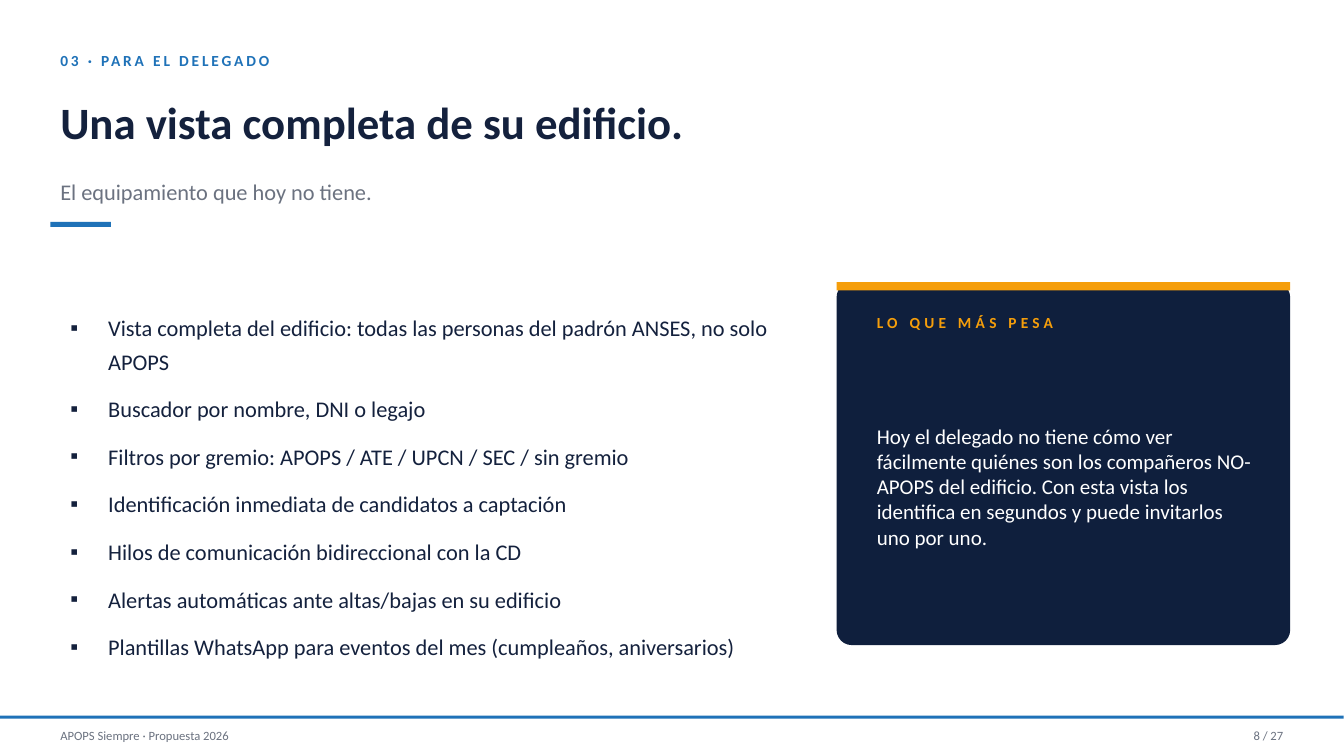
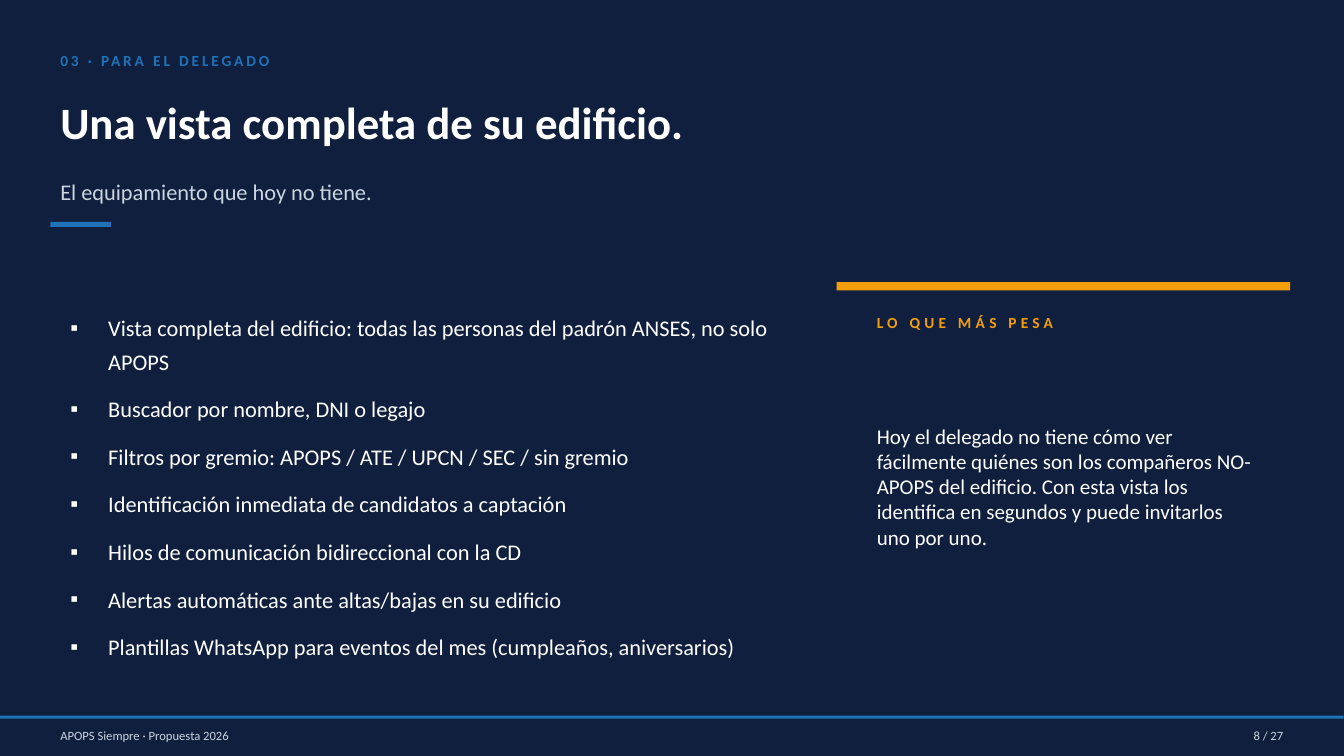
Before and after one commit to saadypacheco/apops, a slide deck: slide 8 of Presentacion-APOPS-Siempre.pptx. Drawn at 1344x756 pixels with LibreOffice and Linux fonts; fonts in the diff are those of the drawing. Boxes give left, top, right and bottom in pixels: in the first picture for what was removed or moved away, otherwise in the second. Text is boxed around its words. In the diff, an @@ line names an element or a change of style, - is before the commit and + after.

```diff
--- a/Presentacion-APOPS-Siempre.pptx
+++ b/Presentacion-APOPS-Siempre.pptx
@@ background #FFFFFF to #0F1F3D @@
@@ text "Una vista completa de su ..." at [60,107,683,146]: text colour #14213D to #FFFFFF @@
@@ text "Vista completa del edificio: todas ..." at [108,320,767,659]: text colour #14213D to #FFFFFF @@
@@ text colour #6B7280 to #CBD5E1 in 3 elements at [60,184,372,204], [60,731,229,742], [1254,731,1283,740] @@
```
Also in this commit, not shown: 25 other slides changed, 1 other file.
